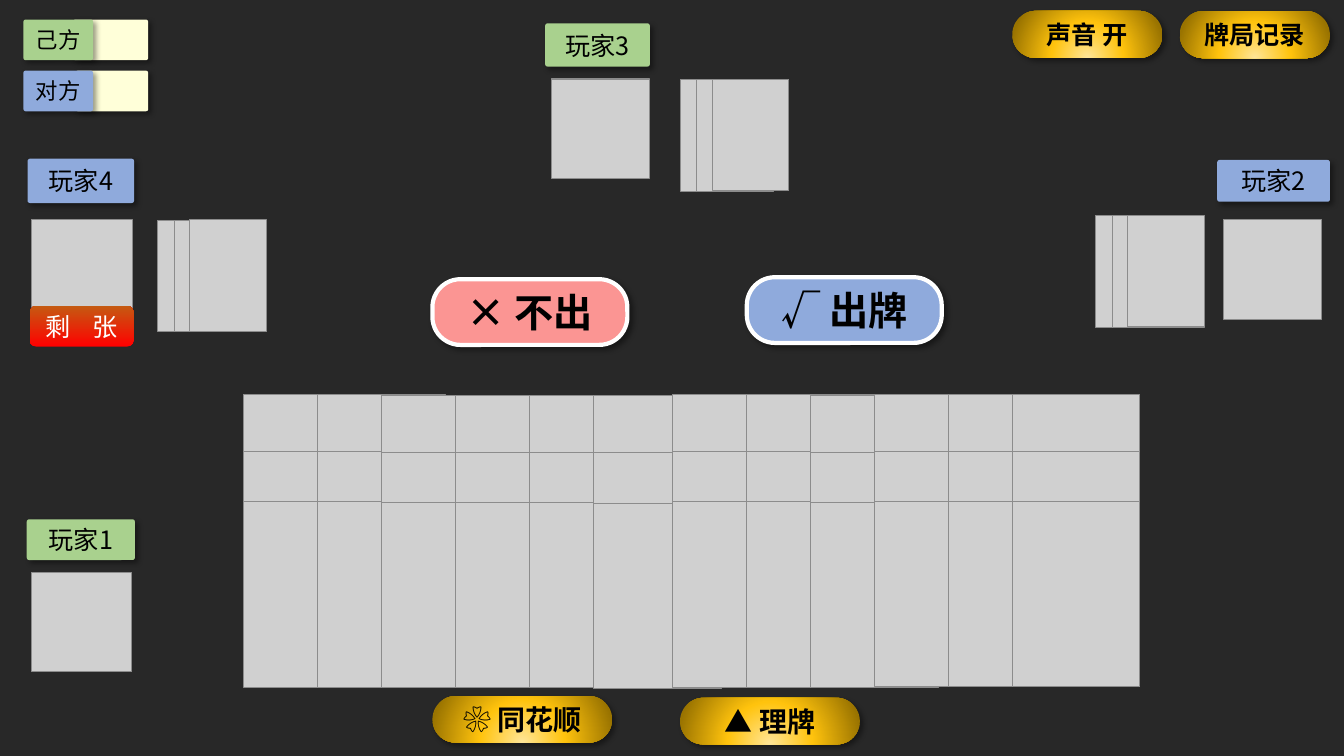
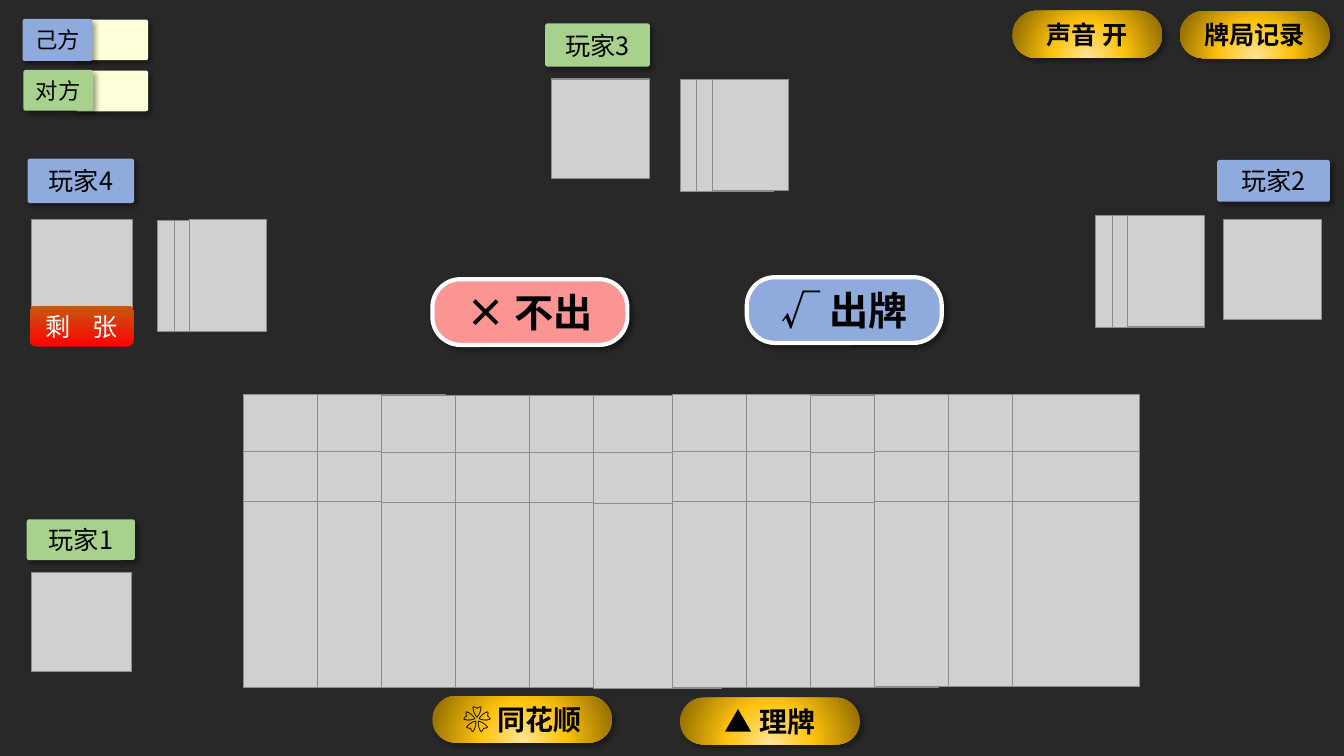
Before and after one commit to remyhuang03/guan_dan_qt, a slide deck: slide 2 of qt_guan_dan/dev_ui_sketch.pptx. Drawn at 1344x756 pixels with LibreOffice and Linux fonts; fonts in the diff are those of the drawing; grey boxes stand for pictures. Boxes give left, top, right and bottom in pixels: in the first picture for what was removed or moved away, otherwise in the second. Text is boxed around its words. In the diff, an @@ line names an element or a change of style, - is before the commit and + after.

```diff
--- a/qt_guan_dan/dev_ui_sketch.pptx
+++ b/qt_guan_dan/dev_ui_sketch.pptx
@@ rounded rectangle "己方" at [22, 19, 92, 62]: fill #A9D18E to #8FAADC @@
@@ rounded rectangle "对方" at [23, 70, 93, 110]: fill #8FAADC to #A9D18E @@
```
Also in this commit, not shown: 25 other files.
